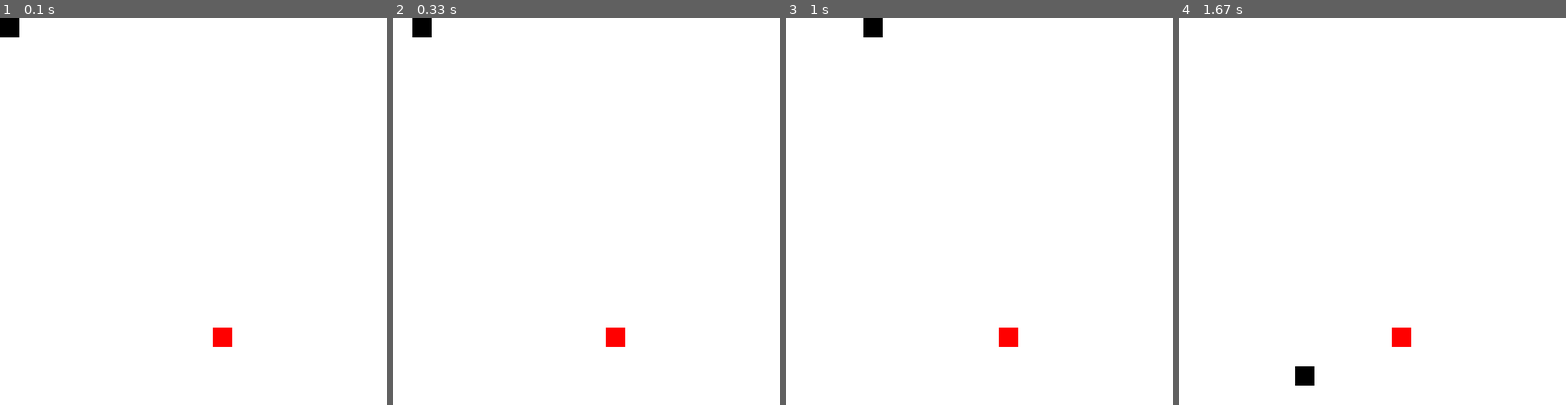
Above: before the commit, frames 1-4 (left to right).
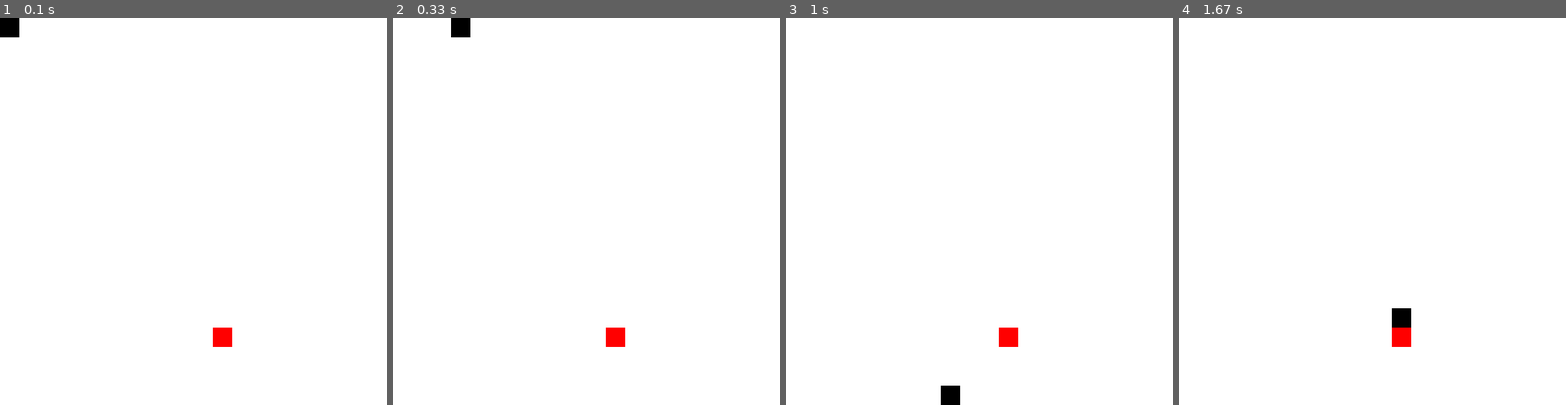
Above: after the commit, the same moments.

Repository: falcowinkler/snake-pygame
Game: pygame game, started from main.py
Same seed, same stepped clock (60 frames per second), same inputs: the game is played once before the commit and once after it.
Inputs:
- Up to frame 1 (0.1 s): no input
- Up to frame 2 (0.33 s): no input
- Up to frame 3 (1 s): hold Right 0.33-0.8 s; hold Up from 0.83 s (still down)
- Up to frame 4 (1.67 s): release Up at 1.3 s; hold Right from 1.33 s (still down)

Frame 1 is identical in both runs. In frame 2, 0.5% of the frame differs, in the area x 5-20%, y 0-5%; in frame 3, 0.5%; in frame 4, 0.5%.

Commit message:
Change move event to event queue

Diff:
--- a/main.py
+++ b/main.py
@@ -7,7 +7,7 @@
 clock = pygame.time.Clock()
 BOARD_SIZE = 20
 BLOCK_SIZE = 30
-SPEED = 200
+SPEED = 100
 
 palette = pygame.color.THECOLORS
 
@@ -35,9 +35,16 @@
                 pygame.draw.rect(window, BOARD_COLOR, rect)
 
 
+move_event = pygame.USEREVENT + 1
+pygame.time.set_timer(move_event, SPEED)
+
 while not game_obj.game_over():
+
+
     for e in pygame.event.get():
-        if e.type == QUIT:
+        if e.type == move_event:
+            game_obj.step()
+        elif e.type == QUIT:
             sys.exit(0)
         elif e.type == KEYDOWN:
             if e.key == K_UP:
@@ -50,6 +57,4 @@
                 game_obj.change_dir("right")
     render(game_obj)
     pygame.display.update()
-    clock.tick()
-    pygame.time.wait(SPEED)
-    game_obj.step()
+    clock.tick(30)
